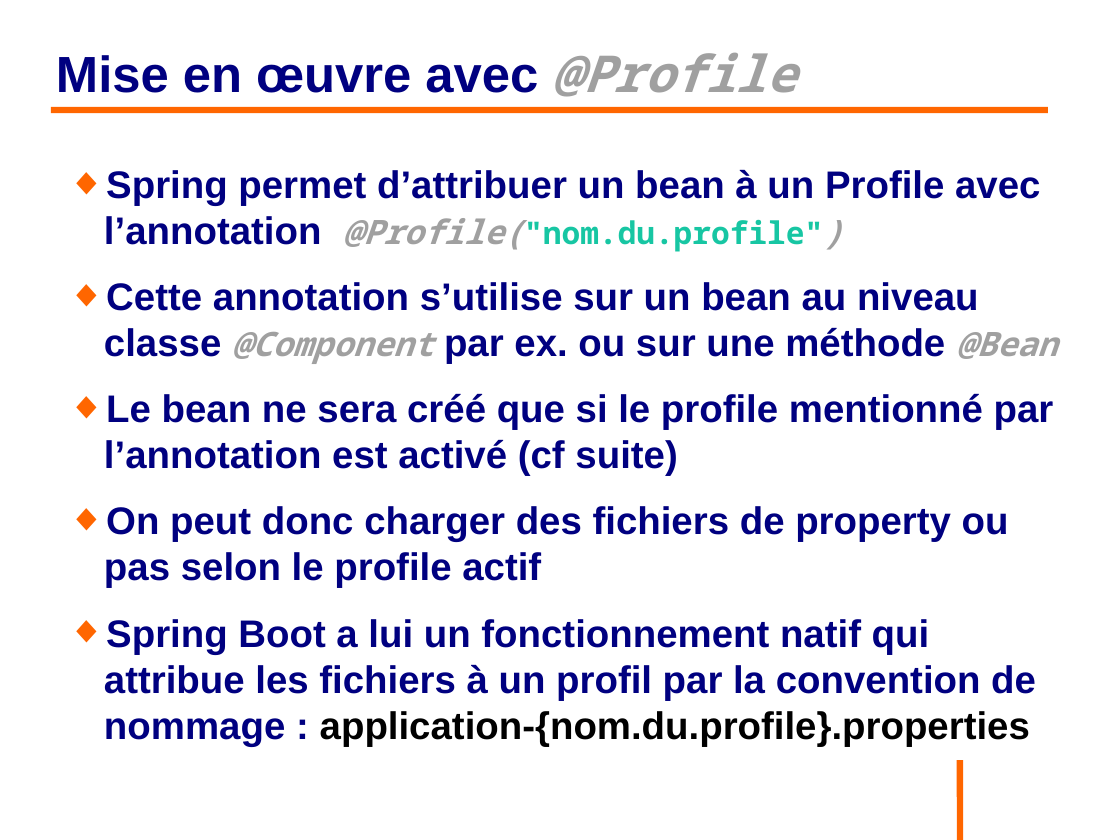
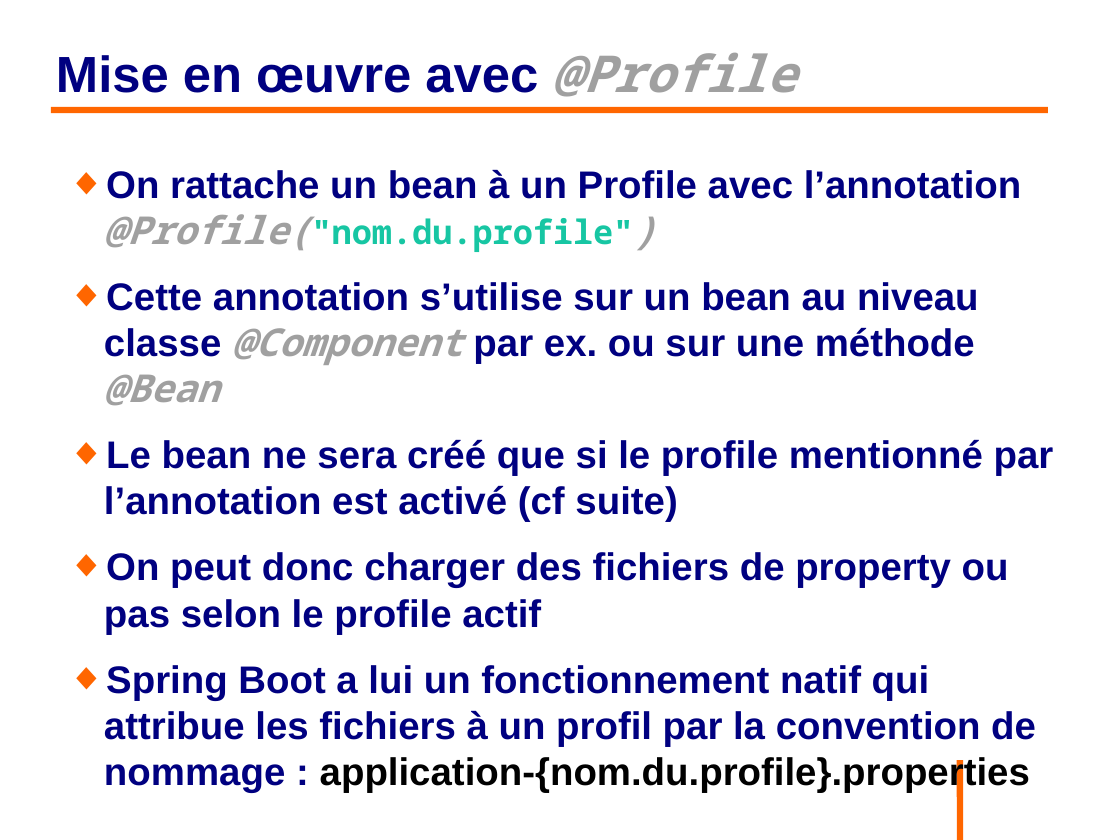
Before and after one commit to philphils/formation-spring, a slide deck: slide 14 of Documentation/diapo_formation_spring_property.odp. Drawn at 1120x840 pixels with LibreOffice and Linux fonts; fonts in the diff are those of the drawing; background and template pictures are left out. Boxes give left, top, right and bottom in pixels: in the first picture for what was removed or moved away, otherwise in the second. Text is boxed around its words. In the diff, an @@ line names an element or a change of style, - is before the commit and + after.

Commit message:
Premiere correction apres 1ere session

```diff
--- a/Documentation/diapo_formation_spring_property.odp
+++ b/Documentation/diapo_formation_spring_property.odp
@@ text at (x1=104, y1=169, x2=1021, y2=252): text changed @@
-◆ Spring permet d’attribuer un bean à un Profile avec l’annotation @Profile("nom.du.profile")
+◆ On rattache un bean à un Profile avec l’annotation @Profile("nom.du.profile")
@@ text at (x1=104, y1=282, x2=979, y2=405): size 23.8 to 27.2 pt in "@Component @Bean" @@
```
